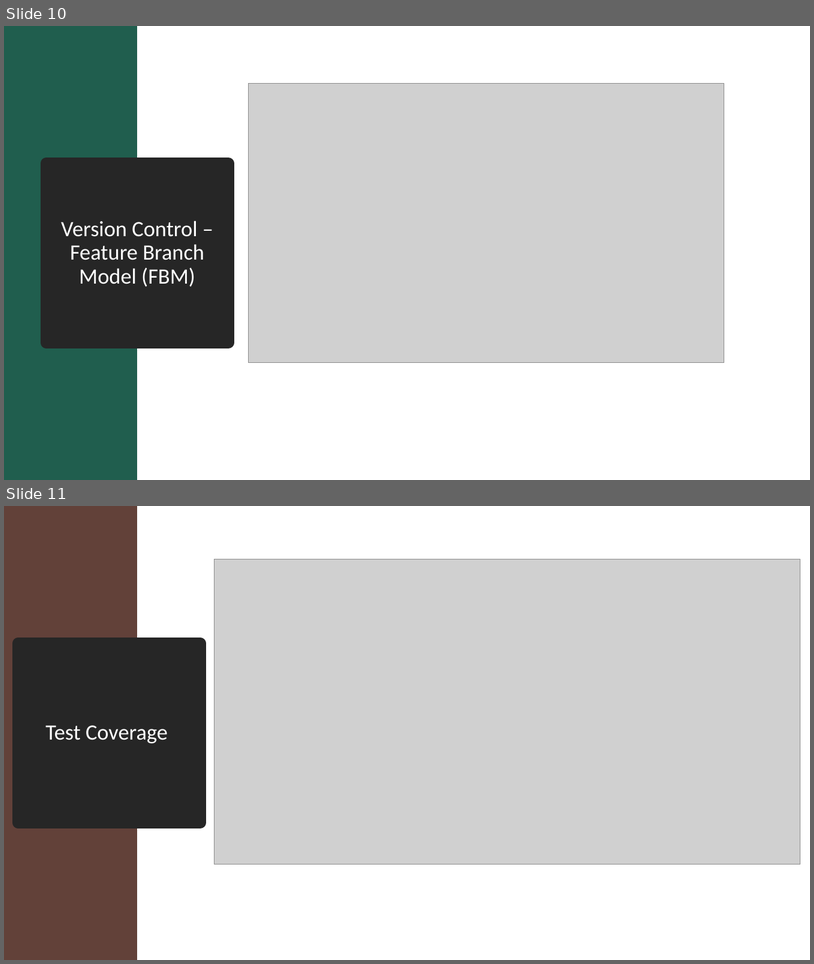
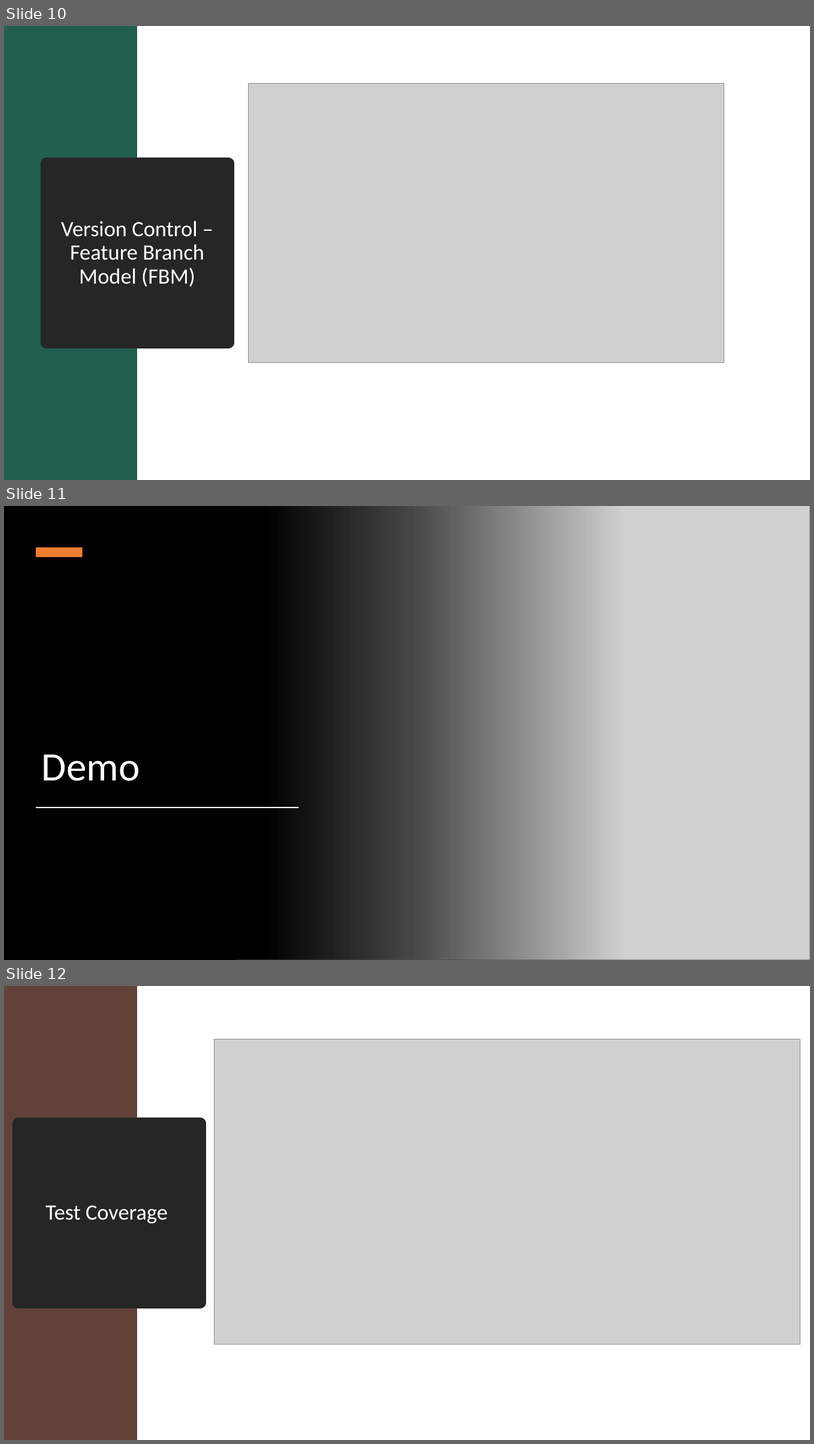
Before and after one commit to Ridwan-Kawsar/IMS-22EnableMay2, a slide deck: Documentation/IMS Presentation.pptx. Shown one above the other, each under a label of ours: slides 10 and 11 before the commit, slides 10, 11 and 12 after it. The pictures are 814x964 and 814x1444 pixels, drawn with LibreOffice and Linux fonts; fonts in the diff are those of the drawing; grey boxes stand for pictures. Boxes give left, top, right and bottom in pixels: in the first picture for what was removed or moved away, otherwise in the second. Text is boxed around its words. In the diff, an @@ line names an element or a change of style, - is before the commit and + after.

```diff
--- a/Documentation/IMS Presentation.pptx
+++ b/Documentation/IMS Presentation.pptx
@@ slide 11 added at [4, 506, 810, 960], background #000000 @@
@@ rectangle added at [4, 506, 621, 960], fill gradient #000000 @@
@@ picture added at [237, 506, 810, 960] @@
@@ rectangle added at [36, 547, 83, 557], fill #ED7D31 @@
@@ title added at [42, 754, 140, 781], 48 pt, text #FFFFFF @@
+Demo
@@ rectangle added at [36, 807, 299, 808], fill #FFFFFF @@
@@ what was slide 11 is now slide 12 @@
```
Also in this commit, not shown: 1 slide changed, 1 other slide added.
